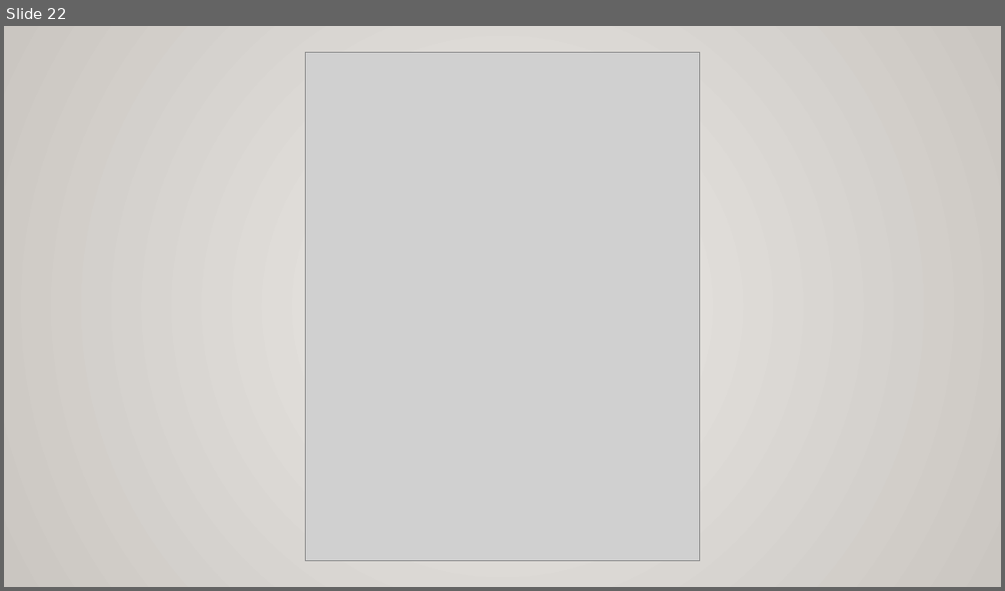
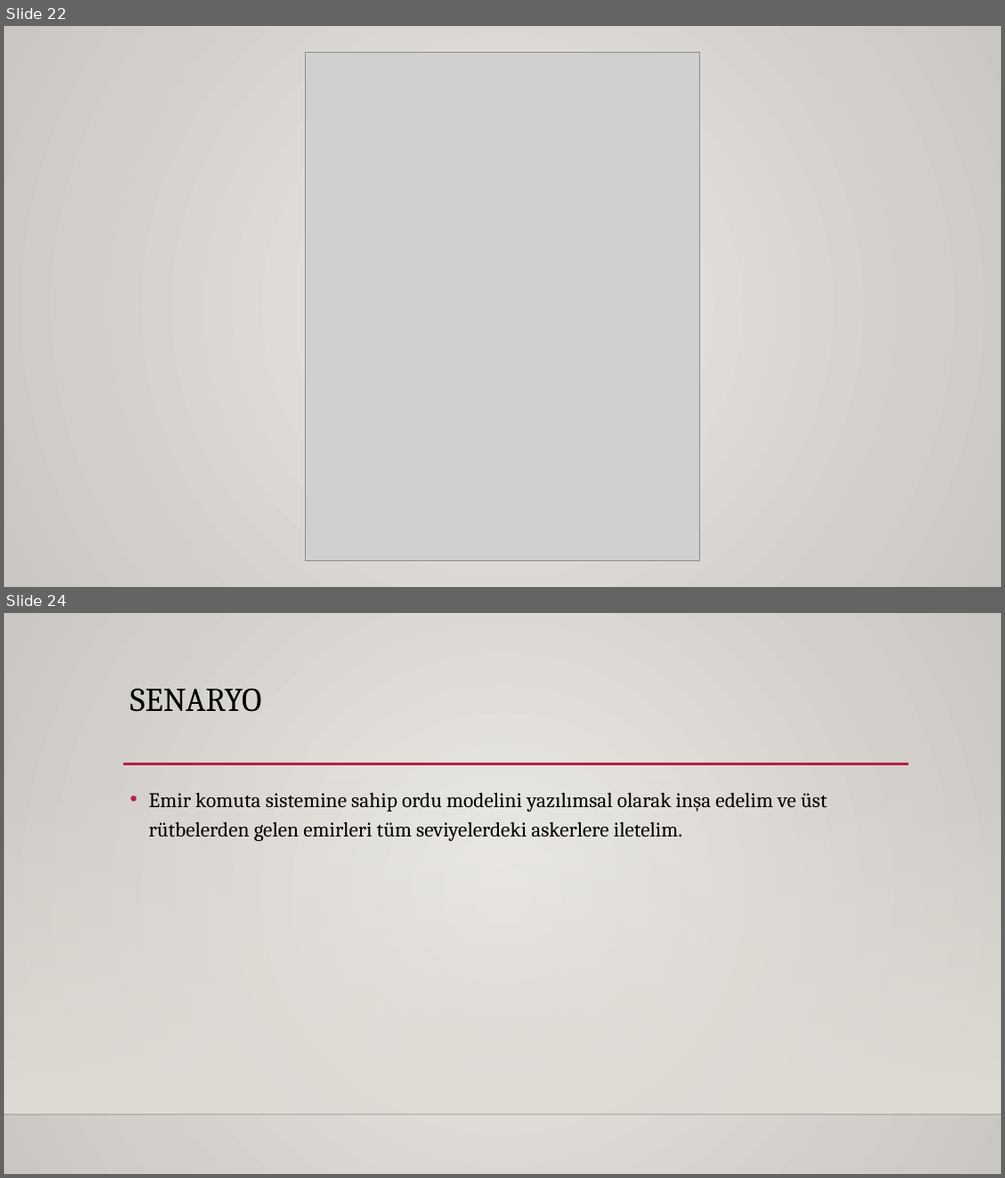
Before and after one commit to sametozalp/staj, a slide deck: design patterns.pptx. Shown one above the other, each under a label of ours: slide 22 before the commit, slides 22 and 24 after it; the slides between them are not shown. The pictures are 1005x591 and 1005x1178 pixels, drawn with LibreOffice and Linux fonts; fonts in the diff are those of the drawing; grey boxes stand for pictures; background and template pictures are left out. Boxes give left, top, right and bottom in pixels: in the first picture for what was removed or moved away, otherwise in the second. Text is boxed around its words. In the diff, an @@ line names an element or a change of style, - is before the commit and + after.

```diff
--- a/design patterns.pptx
+++ b/design patterns.pptx
@@ slide 24 added at box(4, 613, 1001, 1174), background gradient #ECEAE7 to #CAC7C1 @@
@@ title added at box(130, 688, 262, 712), 32 pt, text #000000 @@
+SENARYO
@@ line added from (123, 764) to (909, 764), #B71E42 2.5 pt @@
@@ rectangle added at box(4, 779, 1001, 1114), fill gradient #DFDBD5 @@
@@ text added at box(149, 793, 827, 841), 20 pt, text #000000 @@
+• Emir komuta sistemine sahip ordu modelini yazılımsal olarak inşa edelim ve üst rütbelerden gelen emirleri tüm seviyelerdeki askerlere iletelim.
@@ line added from (4, 1114) to (1001, 1114), #000001 1 pt @@
```
Also in this commit, not shown: 3 other slides added, 1 other file.
